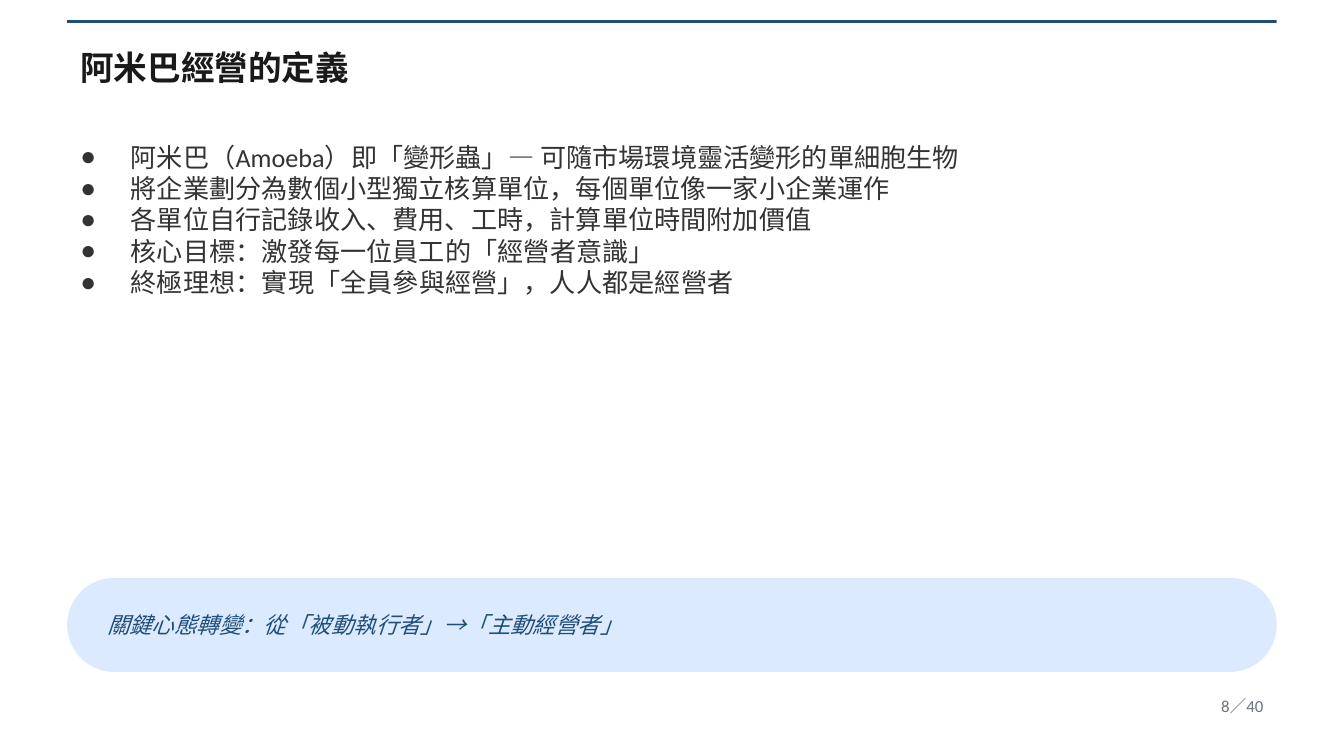
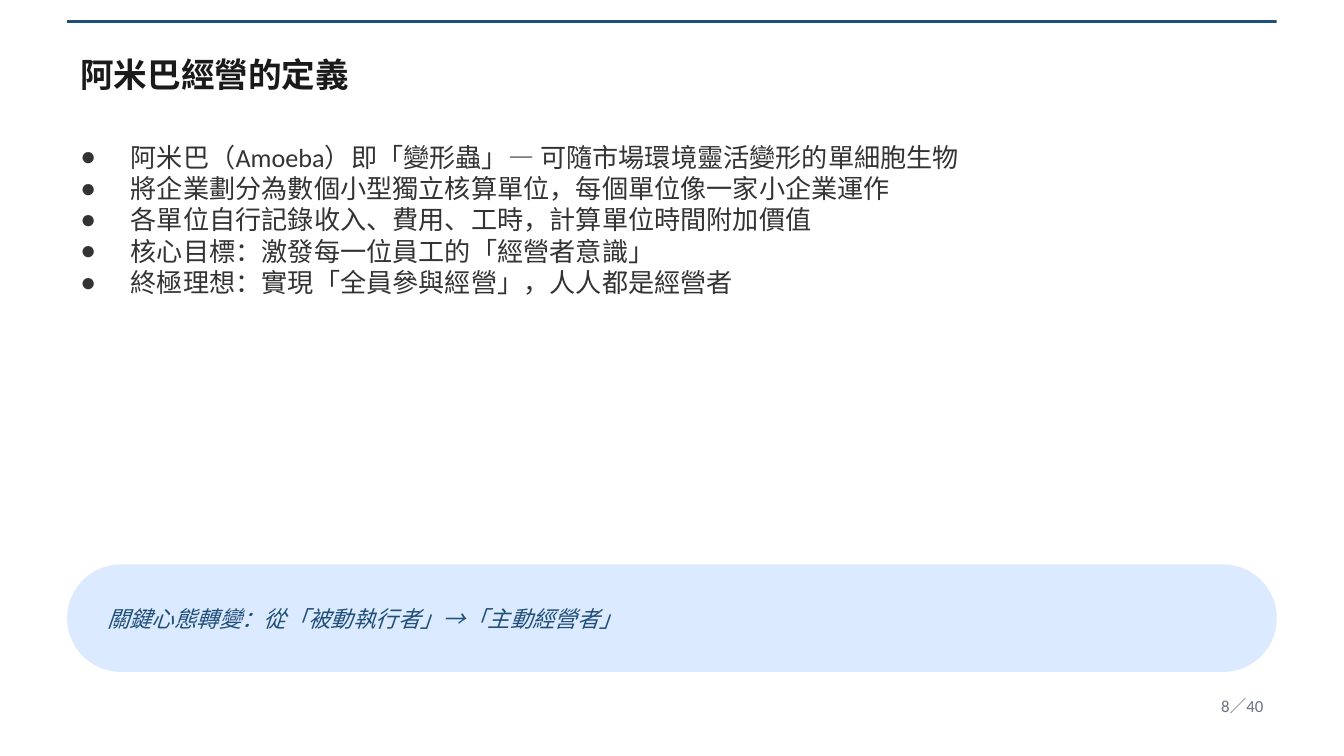
Before and after one commit to Lingo1516/Lingo1516.github.io, a slide deck: slide 8 of 阿米巴經營_40頁完整講義.pptx. Drawn at 1344x756 pixels with LibreOffice and Linux fonts; fonts in the diff are those of the drawing. Boxes give left, top, right and bottom in pixels: in the first picture for what was removed or moved away, otherwise in the second. Text is boxed around its words. In the diff, an @@ line names an element or a change of style, - is before the commit and + after.

```diff
--- a/阿米巴經營_40頁完整講義.pptx
+++ b/阿米巴經營_40頁完整講義.pptx
@@ text "阿米巴經營的定義": place and size @@
-text "阿米巴經營的定義" at (80, 51, 349, 83)
+text "阿米巴經營的定義" at (80, 58, 349, 90)
@@ rounded rectangle: place and size @@
-rounded rectangle at (67, 578, 1277, 672)
+rounded rectangle at (67, 564, 1277, 672)
@@ rounded rectangle at (67, 564, 1277, 672): proportions changed @@
@@ text "關鍵心態轉變：從「被動執行者」→「主動經營者」": place and size @@
-text "關鍵心態轉變：從「被動執行者」→「主動經營者」" at (107, 614, 622, 635)
+text "關鍵心態轉變：從「被動執行者」→「主動經營者」" at (107, 608, 622, 629)
```
Also in this commit, not shown: 36 other slides changed.
